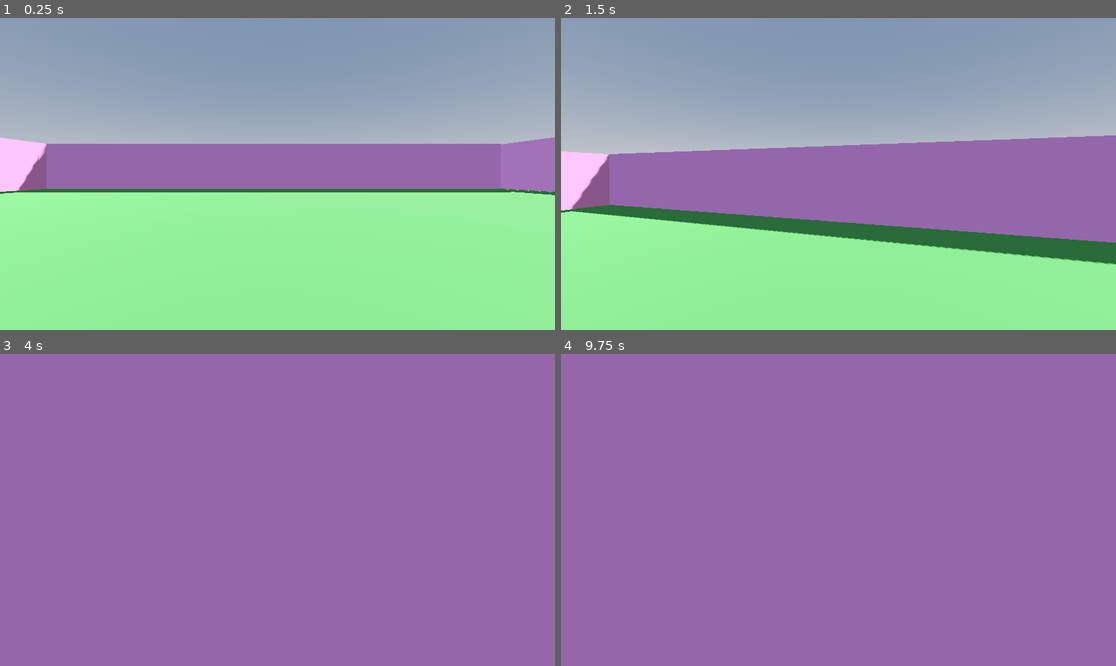
Above: before the commit, frames 1-4 (two rows, left to right).
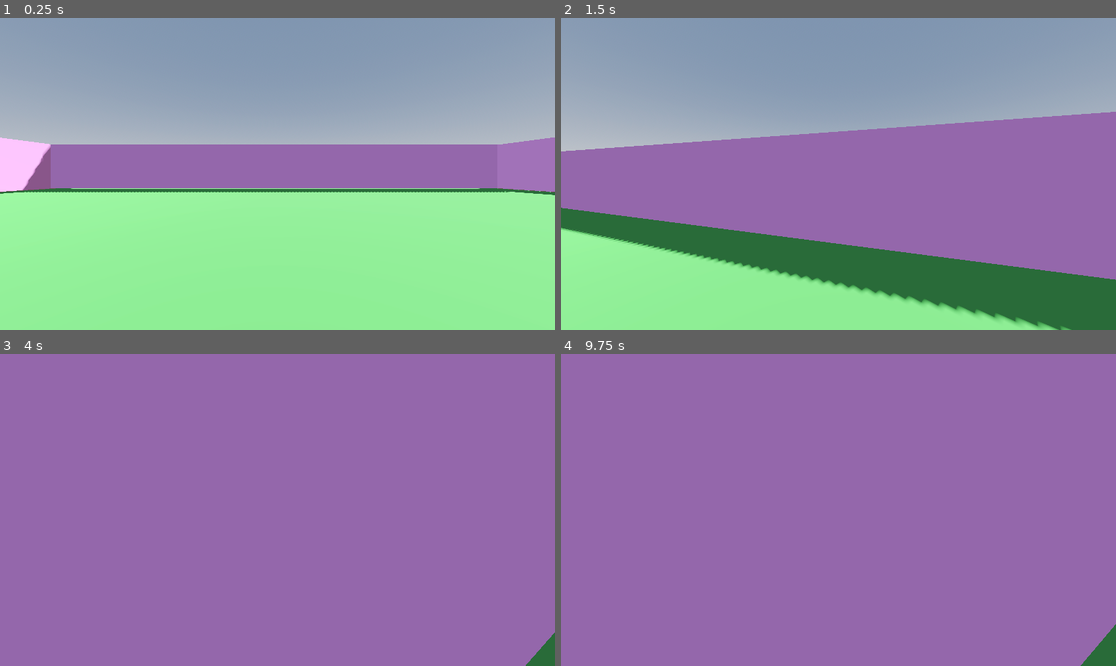
Above: after the commit, the same moments.

Repository: 13DGT-Project/Game
Game: Godot game, scene res://world.tscn
Same seed, same stepped clock (60 frames per second), same inputs: the game is played once before the commit and once after it.
Inputs (mouse positions are in pixels of both pictures, inside the frame that each line leads up to):
- Up to frame 1 (0.25 s): no input
- Up to frame 2 (1.5 s): move the mouse to (866, 174) at 0.52 s; hold Shift (sprint) 0.53-1.28 s; hold W (up) from 0.53 s (still down); tap Space (jump) at 0.77 s; move the mouse to (810, 174) at 1.27 s; tap Shift (sprint) at 1.35 s
- Up to frame 3 (4 s): keep holding W (up); tap Space (jump) at 1.52, 3.02, 3.77 s; move the mouse to (288, 503) at 2.02 s; hold Shift (sprint) 2.03-2.78 s; move the mouse to (271, 516) at 2.77 s; tap Shift (sprint) at 2.85 s; tap Enter at 3.5 s; move the mouse to (316, 513) at 3.52 s; hold Shift (sprint) from 3.53 s (still down)
- Up to frame 4 (9.75 s): move the mouse to (794, 506) at 4.27 s; release Shift (sprint) at 4.28 s; tap Shift (sprint) every 1.5 s from 4.35 to 8.85 s; tap Space (jump) at 4.52, 5.75, 6.02, 6.77, 7.25, 7.52, 8.75, 9.02 s; move the mouse to (844, 510) at 5.02 s; hold Shift (sprint) 5.03-5.78 s; move the mouse to (816, 503) at 5.77 s; release W (up) at 5.78 s; hold D (right) 5.78-6.53 s; tap Enter at 6.5, 8 s; move the mouse to (866, 510) at 6.52 s; hold Shift (sprint) 6.53-7.28 s; hold W (up) 6.53-8.78 s; move the mouse to (810, 510) at 7.27 s; move the mouse to (849, 503) at 8.02 s; hold Shift (sprint) 8.03-8.78 s; move the mouse to (832, 516) at 8.77 s; hold A (left) 8.78-9.53 s; move the mouse to (877, 513) at 9.52 s; hold W (up) from 9.53 s (still down); hold Shift (sprint) from 9.53 s (still down)

The runs differ from the first frame. In frame 1, 0.8% of the frame differs, in the area x 0-100%, y 40-57%; in frame 2, 26%, in the area x 0-100%, y 30-100%; in frame 3, 0.3%; in frame 4, 0.4%.

Commit message:
Finished off FPS Controller Tutorial and started Blender Tutorial
Add Blender tutorial files (DountTutorial1.blend and .blend1) and enhance Player.gd: replace single SPEED with WALK_SPEED and SPRINT_SPEED and a runtime speed variable, handle sprint input, add movement smoothing using lerp for grounded and in-air movement, keep head-bob, and interpolate camera FOV based on velocity (BASE_FOV + FOV_CHANGE). Also minor cleanup and constants for jump/sensitivity left unchanged.

Diff:
--- a/Tutorials/Godot/tutorials/Scripts/Player.gd
+++ b/Tutorials/Godot/tutorials/Scripts/Player.gd
@@ -1,7 +1,8 @@
 extends CharacterBody3D
 
-
-const SPEED = 5.0
+var speed
+const WALK_SPEED = 5.0
+const SPRINT_SPEED = 8.0
 const JUMP_VELOCITY = 4.5
 const SENSITIVITY = 0.005
 
@@ -11,6 +12,10 @@
 const BOB_FREQ = 2.0
 const BOB_AMP = 0.08
 var t_bob = 0.0
+
+#fov variable
+const BASE_FOV = 75.0
+const FOV_CHANGE = 1.5
 
 @onready var head = $Head
 @onready var camera = $Head/Camera3D
@@ -34,22 +39,37 @@
 	if Input.is_action_just_pressed("jump") and is_on_floor():
 		velocity.y = JUMP_VELOCITY
 
+
+	#Handle Sprint
+	if Input.is_action_pressed("sprint"):
+		speed = SPRINT_SPEED
+	else:
+		speed = WALK_SPEED
+
 	# Get the input direction and handle the movement/deceleration.
 	# As good practice, you should replace UI actions with custom gameplay actions.
 	var input_dir = Input.get_vector("left", "right", "up", "down")
 	var direction = (head.transform.basis * Vector3(input_dir.x, 0, input_dir.y)).normalized()
-	if direction:
-		velocity.x = direction.x * SPEED
-		velocity.z = direction.z * SPEED
+	if is_on_floor():
+		if direction:
+			velocity.x = direction.x * speed
+			velocity.z = direction.z * speed
+		else:
+			velocity.x = lerp(velocity.x, direction.x * speed,delta * 7.0)
+			velocity.z = lerp(velocity.z, direction.z * speed,delta * 7.0)
 	else:
-		velocity.x = move_toward(velocity.x, 0, SPEED)
-		velocity.z = move_toward(velocity.z, 0, SPEED)
+		velocity.x = lerp(velocity.x, direction.x * speed,delta * 3.0)
+		velocity.z = lerp(velocity.z, direction.z * speed,delta * 3.0)
 
 
 	#Head bob
 	t_bob += delta * velocity.length() * float(is_on_floor())
 	camera.transform.origin = _headbob(t_bob)
 
+	#FOV
+	var velocity_clamped = clamp(velocity.length(), 0.5, SPRINT_SPEED * 2)
+	var target_fov = BASE_FOV + FOV_CHANGE * velocity_clamped
+	camera.fov = lerp(camera.fov, target_fov, delta * 8.0)
 	move_and_slide()
 
 
Not shown, added: Tutorials/Blender/DountTutorial1.blend
Not shown, added: Tutorials/Blender/DountTutorial1.blend1
